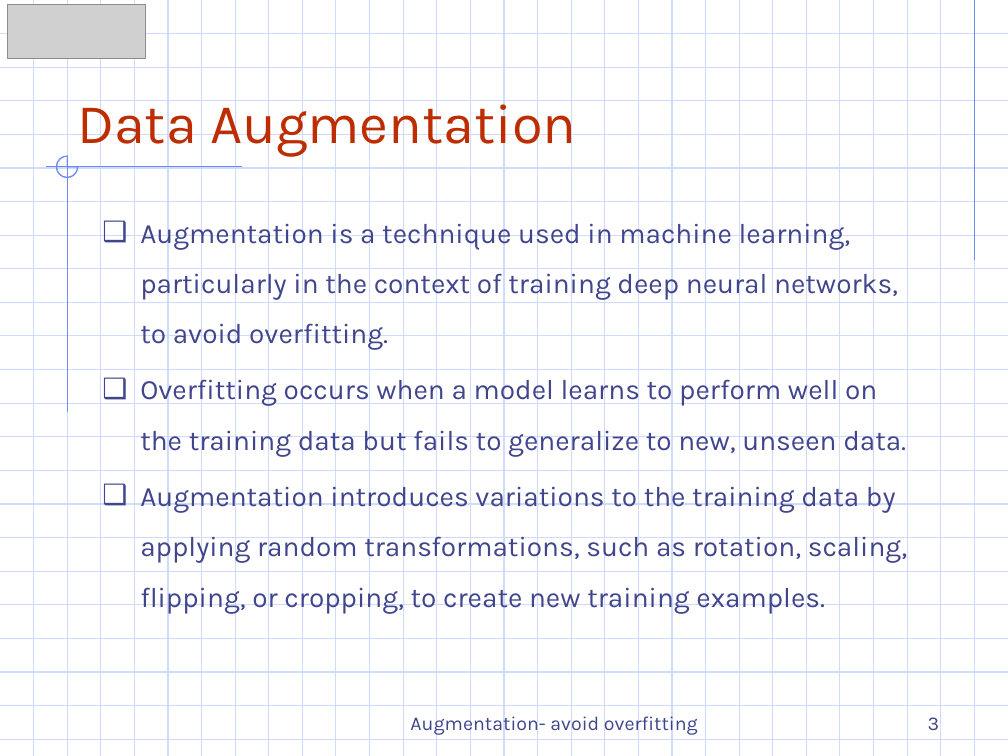
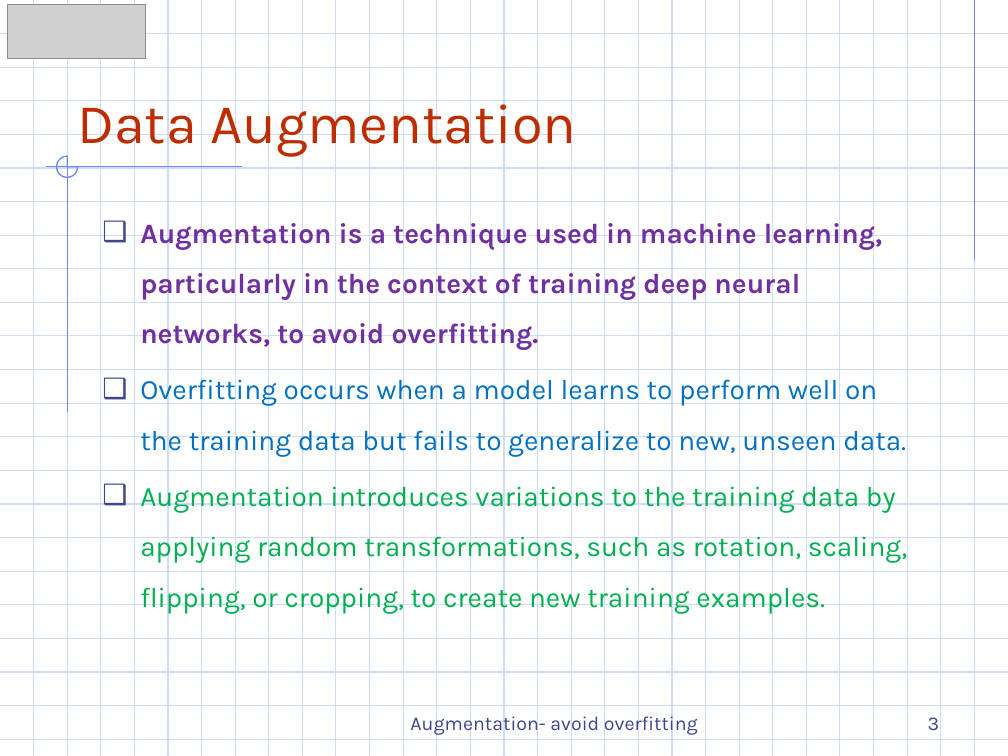
Before and after one commit to DazielNguyen/DAT301m, a slide deck: slide 3 of slide/2.2 Image Augmentation.pptx. Drawn at 1008x756 pixels with LibreOffice and Linux fonts; fonts in the diff are those of the drawing; grey boxes stand for pictures. Boxes give left, top, right and bottom in pixels: in the first picture for what was removed or moved away, otherwise in the second. Text is boxed around its words. In the diff, an @@ line names an element or a change of style, - is before the commit and + after.

```diff
--- a/slide/2.2 Image Augmentation.pptx
+++ b/slide/2.2 Image Augmentation.pptx
@@ text "Augmentation is a technique used ..." at <box>140,217,907,614</box>: text colour #40458C to #7030A0, bold on in "Augmentation is a technique used in machine ..."; text colour #40458C to #0070C0 in "Overfitting occurs when a model learns to ..."; text colour #40458C to #00B050 in "Augmentation introduces variations to the training data ..." @@
```
Also in this commit, not shown: 3 other slides changed, 14 other files.
